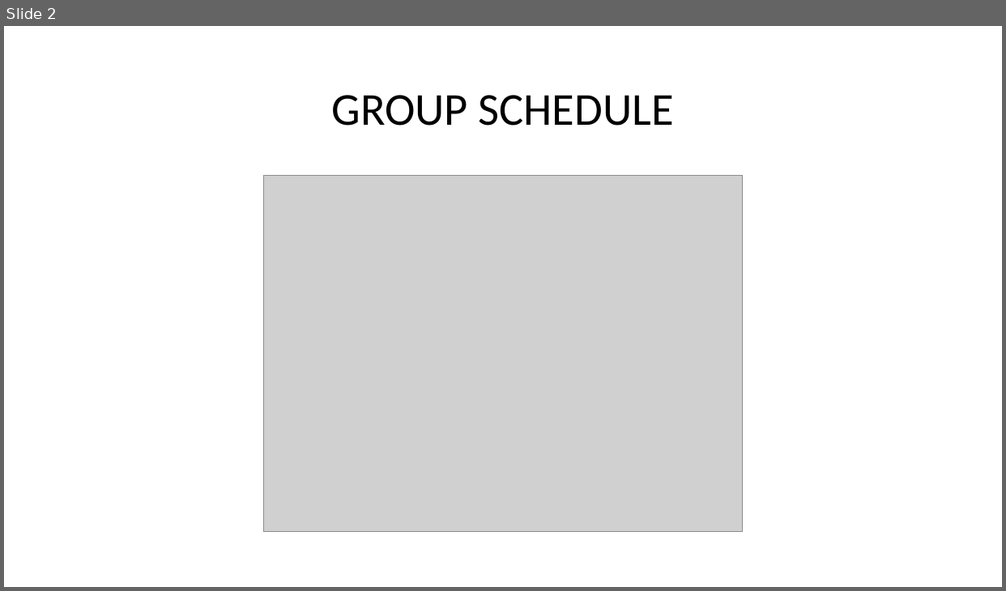
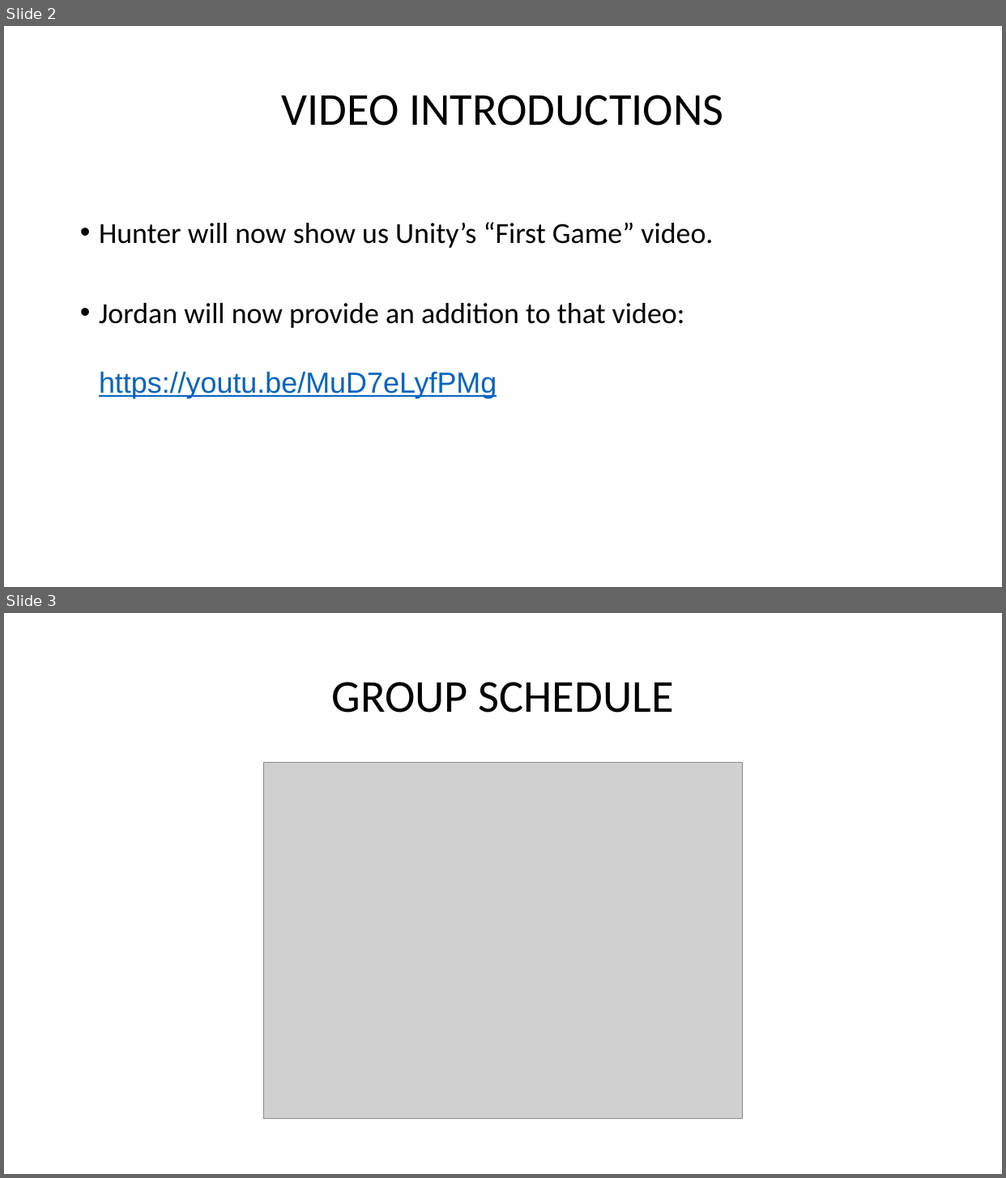
Before and after one commit to jorrtayl/Group-Project, a slide deck: Group Project.pptx. Shown one above the other, each under a label of ours: slide 2 before the commit, slides 2 and 3 after it. The pictures are 1006x591 and 1006x1178 pixels, drawn with LibreOffice and Linux fonts; fonts in the diff are those of the drawing; grey boxes stand for pictures. Boxes give left, top, right and bottom in pixels: in the first picture for what was removed or moved away, otherwise in the second. Text is boxed around its words. In the diff, an @@ line names an element or a change of style, - is before the commit and + after.

```diff
--- a/Group Project.pptx
+++ b/Group Project.pptx
@@ slide 2 added at [4, 26, 1002, 587], background #FFFFFF @@
@@ title added at [282, 95, 723, 126], 44 pt, text #000000 @@
+VIDEO INTRODUCTIONS
@@ text added at [99, 222, 713, 399], 28 pt, text #000000 @@
+• Hunter will now show us Unity’s “First Game” video.
+• Jordan will now provide an addition to that video: https://youtu.be/MuD7eLyfPMg
@@ what was slide 2 is now slide 3 @@
```
Also in this commit, not shown: 6 other slides added, 4 slides removed.
